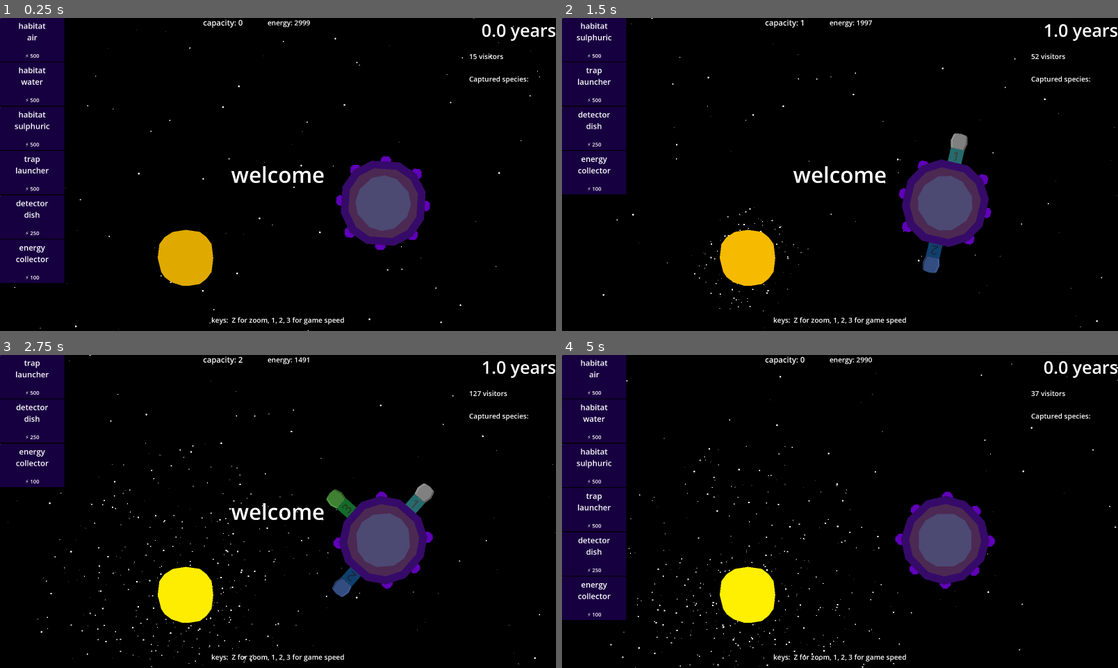
Above: before the commit, frames 1-4 (two rows, left to right).
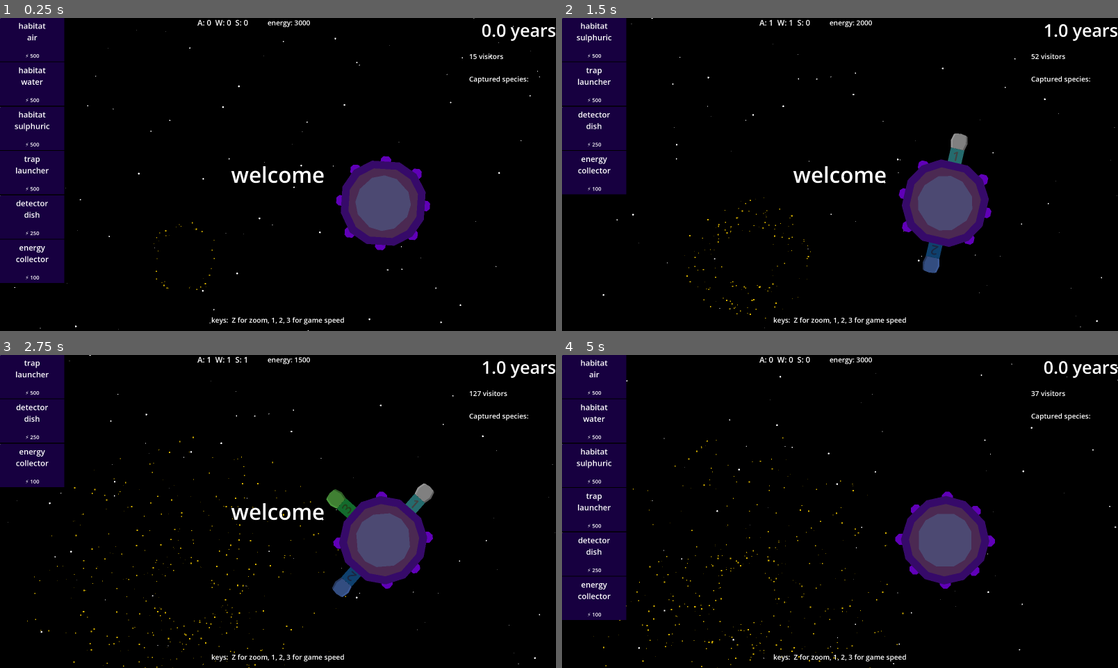
Above: after the commit, the same moments.

Repository: opensourceame/tins-2026
Game: Godot game, scene res://main.tscn
Two runs of this game, one before a commit and one after it. Both use one fixed random seed, a clock stepped at 60 frames per second and the inputs below.
Inputs (mouse positions are in pixels of both pictures, inside the frame that each line leads up to):
- Up to frame 1 (0.25 s): no input
- Up to frame 2 (1.5 s): tap Enter at 0.5 s; move the mouse to (595, 39) at 0.52 s; tap R at 0.6 s; click (595, 39) at 0.67 s; tap 1 at 1.35 s; click (595, 39) at 1.42 s
- Up to frame 3 (2.75 s): tap 2 at 2.1 s; click (33, 376) at 2.17 s
- Up to frame 4 (5 s): tap 3 at 2.85 s; click (595, 376) at 2.92 s; tap Z at 3.6 s; click (595, 376) at 3.67 s; move the mouse to (673, 464) at 4.27 s; tap R at 4.35 s; click (673, 464) at 4.42 s

The runs differ from the first frame. In frame 1, 1.6% of the frame differs, in the area x 27-56%, y 0-87%; in frame 2, 1.8%; in frame 3, 2.2%; in frame 4, 2.2%, in the area x 5-62%, y 0-100%.

Commit message:
granular capacity management

Diff:
--- a/hud.tscn
+++ b/hud.tscn
@@ -169,7 +169,7 @@
 grow_vertical = 2
 theme = ExtResource("4_640wx")
 theme_override_font_sizes/font_size = 36
-text = "capacity: 0"
+text = "A: 0  W: 0  S: 0"
 
 [node name="Control2" type="Control" parent="Control2/HBoxContainer" unique_id=1646413092]
 custom_minimum_size = Vector2(300, 0)
--- a/hud/hud.gd
+++ b/hud/hud.gd
@@ -52,8 +52,9 @@
 func alert_trap_returning(trap):
     queue_message("moon trap is returning with " + trap.species.name())
 
-func capacity_changed(habitat):
-    %CapacityLabel.text = "capacity: " + str(game.spica.get_capacity())
+func capacity_changed(_habitat):
+    var s = game.spica
+    %CapacityLabel.text = "A: " + str(s.capacity_air) + "  W: " + str(s.capacity_water) + "  S: " + str(s.capacity_sulphuric)
 
 func spica_damage():
     %DamageLabel.text = "damage: " + str(game.spica.damage)
--- a/spica/habitat/habitat.gd
+++ b/spica/habitat/habitat.gd
@@ -8,6 +8,8 @@
 @onready var color_rect: ColorRect = $ColorRect
 
 var capacity = 0
+var captured = 0
+
 var environment: String = "air":
     set(value):
         environment = value
@@ -36,11 +38,14 @@
     if capacity > 9:
         return false
 
-    SignalBus.habitat_capacity_changed.emit(self)
-
     var v = VERTEBRA.instantiate()
     spine.add_child(v)
+    v.scale.y = 0.1
     v.position.y = capacity * -96
 
+    var tween = create_tween()
+    tween.tween_property(v, "scale.y", 1.0, 2.0)
+
     capacity += 1
+    SignalBus.habitat_capacity_changed.emit(self)
     return true
--- a/spica/spica.gd
+++ b/spica/spica.gd
@@ -10,14 +10,17 @@
 var anchors = []
 var components = []
 var captured_species = []
-var capacity = 0
-var damage = 3
+var capacity_air = 0
+var capacity_water = 0
+var capacity_sulphuric = 0
+var damage = 0
 
 func _ready():
     for a in $Anchors.get_children():
         anchors.append(a)
 
     SignalBus.intelligence_detected.connect(_on_intelligence_detected)
+    SignalBus.habitat_capacity_changed.connect(_on_habitat_capacity_changed)
 
     crash_area.body_entered.connect(_on_body_entered)
     return_area.body_entered.connect(_on_return_area_entered)
@@ -68,22 +71,46 @@
     SignalBus.spica_damage.emit()
 
 func can_accomodate(trap):
-    return get_capacity() > 0
+    return get_capacity_for(trap.species.environment) > 0
 
-func get_capacity():
-    var total = 0
+func get_capacity_for(env: String) -> int:
+    match env:
+        "water":
+            return capacity_water
+        "sulphuric":
+            return capacity_sulphuric
+        _:
+            return capacity_air
+
+func refresh_capacities():
+    capacity_air = 0
+    capacity_water = 0
+    capacity_sulphuric = 0
     for c in components:
         if c is Habitat:
-            total += c.capacity
+            var available = c.capacity - c.captured
+            match c.environment:
+                "water":
+                    capacity_water += available
+                "sulphuric":
+                    capacity_sulphuric += available
+                _:
+                    capacity_air += available
 
-    return total
+func _on_habitat_capacity_changed(_habitat):
+    refresh_capacities()
 
 func capture_species(trap):
     print("SPICA: trapped ", trap.species)
     captured_species.append(trap.species)
+    for c in components:
+        if c is Habitat and c.environment == trap.species.environment and c.captured < c.capacity:
+            c.captured += 1
+            break
     trap.returned()
 
     SignalBus.species_captured.emit(trap)
+    SignalBus.habitat_capacity_changed.emit(null)
 
 func _on_body_entered(body):
     if body is MoonTrap and body.is_crashing():
--- a/sun.gd
+++ b/sun.gd
@@ -6,15 +6,20 @@
 
 const PULSE_TIME = 3.0
 
+var circle_modulation: Color = Color.BLACK
 
 func _ready():
     particles.emitting = true
-    pulse_in()
+    #pulse_in()
+    #queue_redraw()
 
+func _draw():
+    draw_circle(Vector2.ZERO, 128, Color.YELLOW * circle_modulation)
 
 func pulse_in():
     var tween = create_tween()
-    tween.tween_property(circle, "modulate", Color.WHITE * 1.5, PULSE_TIME)
+    #tween.tween_method(circle_modulation, Color.WHITE, Color.BLACK, PULSE_TIME)
+    tween.tween_property(self, "circle_modulation", Color.WHITE, PULSE_TIME)
     tween.tween_callback(pulse_out)
 
 func pulse_out():
--- a/sun.tscn
+++ b/sun.tscn
@@ -10,8 +10,8 @@
 emission_shape = 6
 emission_ring_axis = Vector3(0, 0, 1)
 emission_ring_height = 1.0
-emission_ring_radius = 96.96
-emission_ring_inner_radius = 0.0
+emission_ring_radius = 122.3
+emission_ring_inner_radius = 125.0
 emission_ring_cone_angle = 90.0
 inherit_velocity_ratio = 0.249
 radial_velocity_min = 179.26997
@@ -21,6 +21,7 @@
 radial_accel_max = 37.17
 scale_min = 0.0
 scale_max = 6.75
+color = Color(0.8503064, 0.70365727, 3.85046e-07, 1)
 
 [node name="Sun" type="StaticBody2D" unique_id=315312241]
 script = ExtResource("1_iveel")
@@ -40,6 +41,7 @@
 process_material = SubResource("ParticleProcessMaterial_lquwl")
 
 [node name="Circle" type="Polygon2D" parent="." unique_id=851595133]
+visible = false
 position = Vector2(-416, -1200)
 scale = Vector2(0.969697, 1.0622407)
 color = Color(0.8396529, 0.63650185, 0.0012359977, 1)
